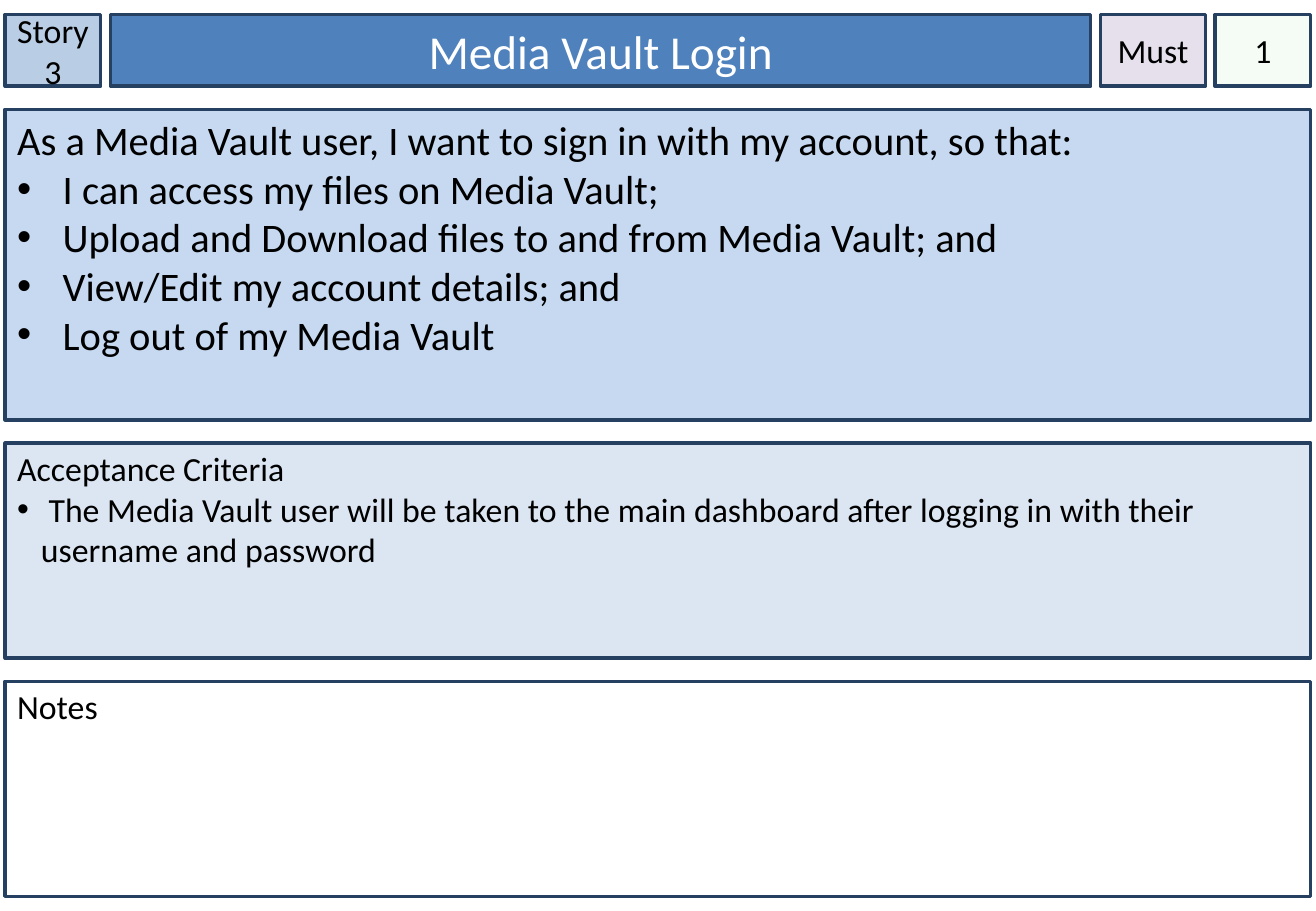
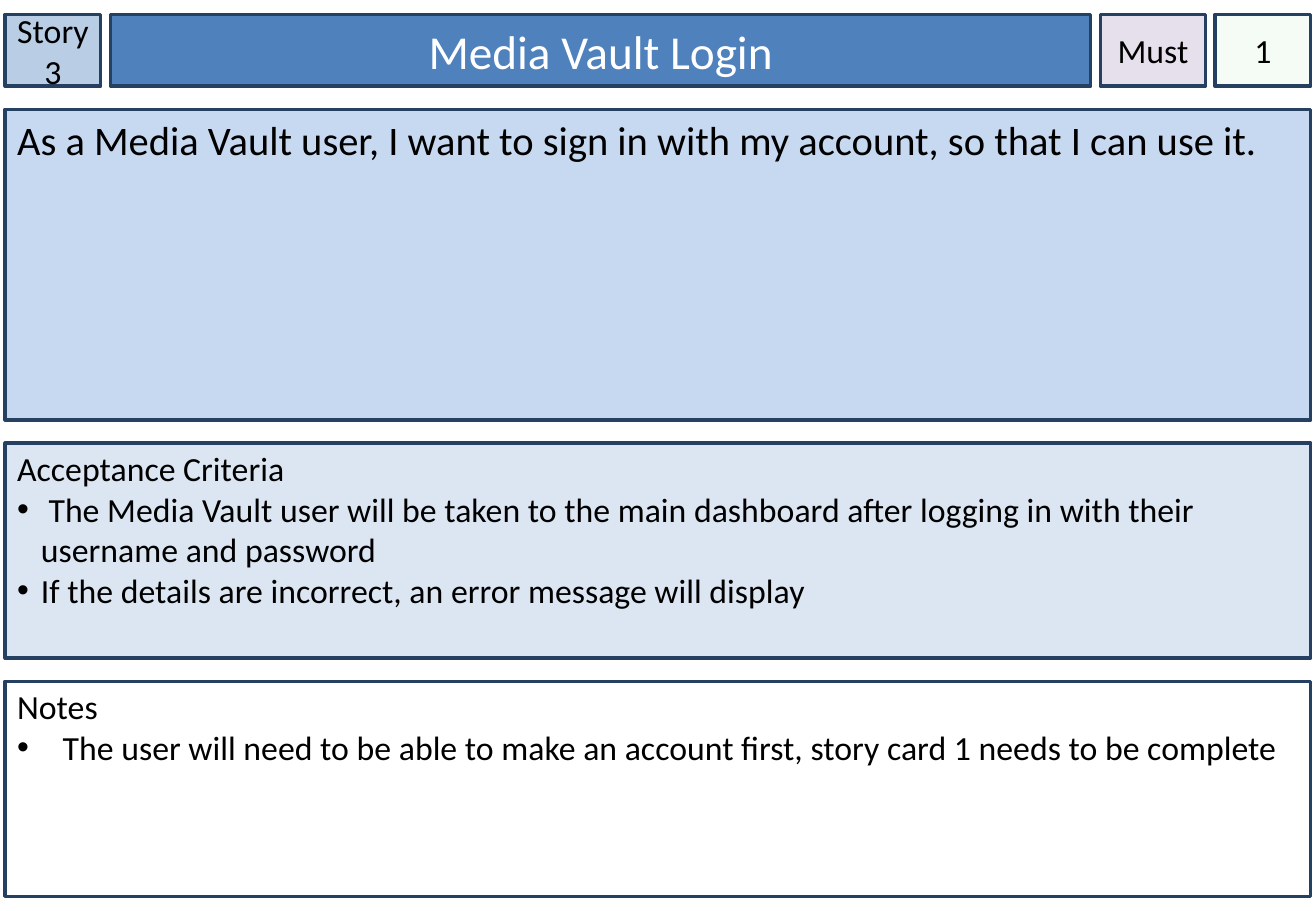
Before and after one commit to Lewibra/IFB299, a slide deck: slide 5 of Stories/Story Cards.pptx. Drawn at 1316x911 pixels with LibreOffice and Linux fonts; fonts in the diff are those of the drawing. Boxes give left, top, right and bottom in pixels: in the first picture for what was removed or moved away, otherwise in the second. Text is boxed around its words. In the diff, an @@ line names an element or a change of style, - is before the commit and + after.

```diff
--- a/Stories/Story Cards.pptx
+++ b/Stories/Story Cards.pptx
@@ text in rectangle at bbox=[17, 127, 1256, 162]: text changed @@
-As a Media Vault user, I want to sign in with my account, so that:
-• I can access my files on Media Vault;
-• Upload and Download files to and from Media Vault; and
-• View/Edit my account details; and
-• Log out of my Media Vault
+As a Media Vault user, I want to sign in with my account, so that I can use it.
@@ text in rectangle at bbox=[41, 579, 804, 609]: paragraph added @@
+• If the details are incorrect, an error message will display
@@ text in rectangle at bbox=[63, 736, 1276, 766]: paragraph added @@
+• The user will need to be able to make an account first, story card 1 needs to be complete
```
Also in this commit, not shown: 20 other slides changed, 2 slides added, 2 slides removed.
